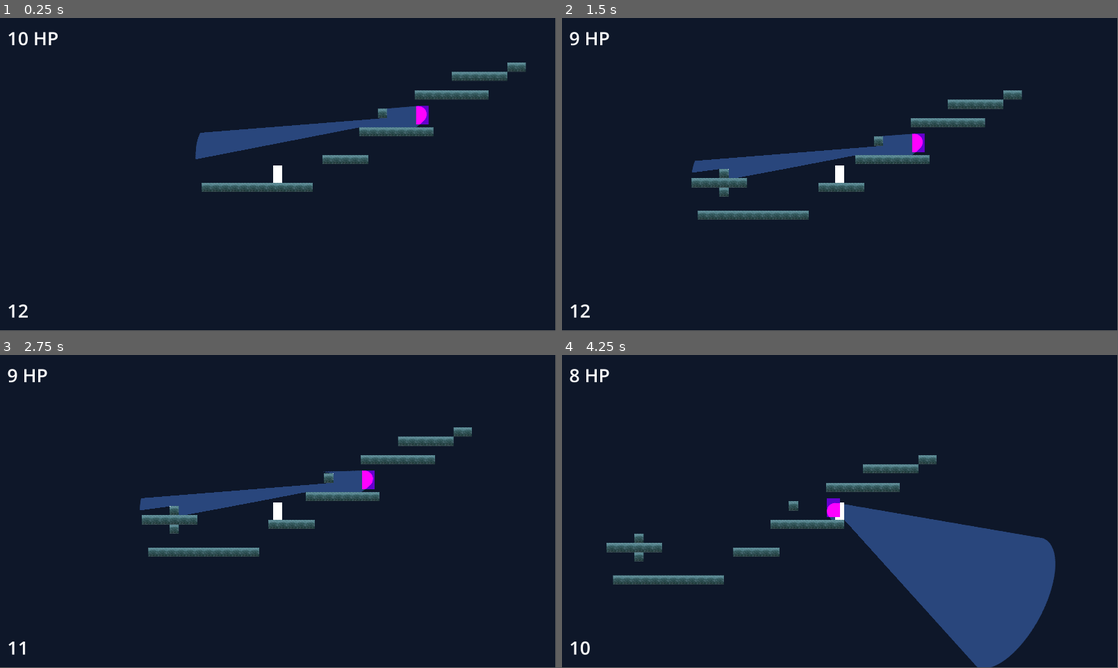
Above: before the commit, frames 1-4 (two rows, left to right).
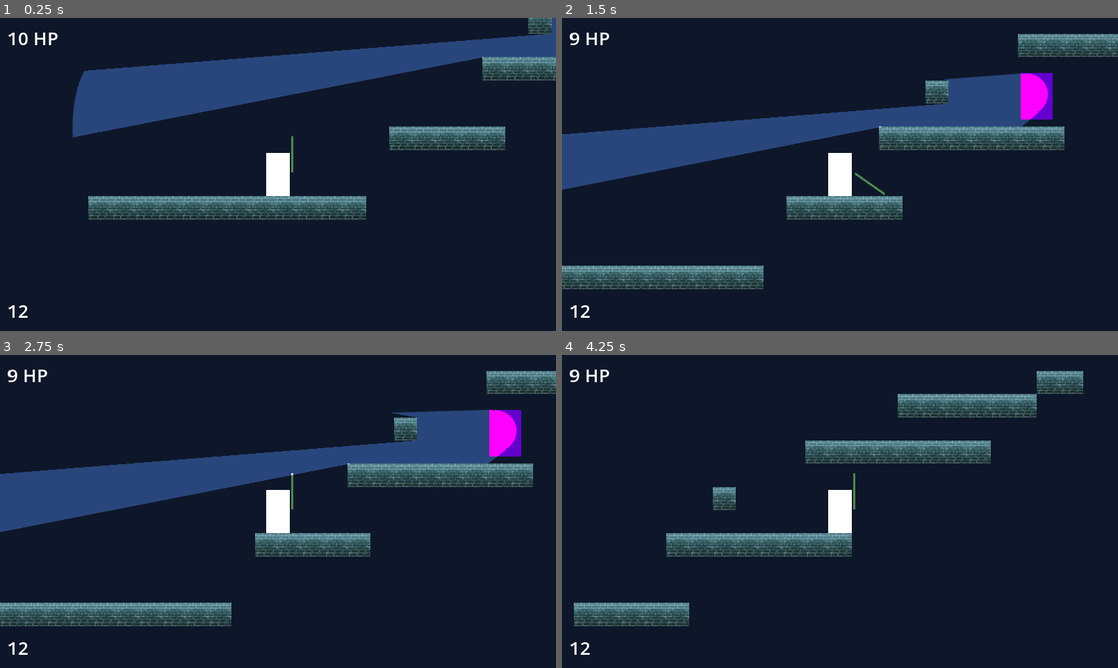
Above: after the commit, the same moments.

Repository: HJohnRoss/LastOfTheLead
Game: Godot game, scene res://scenes/level_1/level_1.tscn
The game is run twice, just before and just after one commit, with the same random seed, the same clock (stepped at 60 frames per second) and the same inputs.
Inputs (mouse positions are in pixels of both pictures, inside the frame that each line leads up to):
- Up to frame 1 (0.25 s): no input
- Up to frame 2 (1.5 s): tap Enter at 0.5 s; move the mouse to (962, 158) at 0.52 s; hold D (right) from 0.53 s (still down); click (962, 158) at 0.6 s; tap Backspace (jump) at 0.77 s; move the mouse to (728, 190) at 1.27 s; click (728, 190) at 1.35 s
- Up to frame 3 (2.75 s): tap Backspace (jump) at 1.52 s; move the mouse to (333, 442) at 2.02 s; release D (right) at 2.03 s; hold A (left) from 2.03 s (still down); click (333, 442) at 2.1 s
- Up to frame 4 (4.25 s): move the mouse to (812, 574) at 2.77 s; release A (left) at 2.78 s; hold D (right) from 2.78 s (still down); click (812, 574) at 2.85 s; tap Backspace (jump) at 3.02, 3.77 s; move the mouse to (1006, 558) at 3.52 s; click (1006, 558) at 3.6 s
The window is 799x449 before the commit and 800x450 after it. Grey fills any space a smaller window leaves; there, only what the larger window draws over its background counts as a difference.

The runs differ from the first frame. In frame 1, 21% of the frame differs, in the area x 1-100%, y 0-96%; in frame 2, 22%; in frame 3, 23%, in the area x 0-100%, y 4-96%; in frame 4, 22%.
Error before the commit: Invalid access to property or key 'global_position' on a base object of type 'Nil'. (res://scenes/light/point_light_2d.gd:19)
Error after the commit: Invalid access to property or key 'global_position' on a base object of type 'Nil'. (res://scenes/light/point_light_2d.gd:21)

Commit message:
backstab, comments + little changes

Diff:
--- a/project.godot
+++ b/project.godot
@@ -10,7 +10,7 @@
 
 [application]
 
-config/name="PirateSoftwareGameJam"
+config/name="Last of the Lead"
 run/main_scene="res://scenes/level_1/level_1.tscn"
 config/features=PackedStringArray("4.2", "Forward Plus")
 config/icon="res://icon.svg"
@@ -25,6 +25,7 @@
 
 window/size/viewport_width=1920
 window/size/viewport_height=1080
+window/stretch/mode="canvas_items"
 
 [input]
 
@@ -49,3 +50,7 @@
 , Object(InputEventKey,"resource_local_to_scene":false,"resource_name":"","device":-1,"window_id":0,"alt_pressed":false,"shift_pressed":false,"ctrl_pressed":false,"meta_pressed":false,"pressed":false,"keycode":0,"physical_keycode":32,"key_label":0,"unicode":32,"echo":false,"script":null)
 ]
 }
+
+[rendering]
+
+textures/canvas_textures/default_texture_filter=0
--- /dev/null
+++ b/scenes/backstab/backstab.gd
@@ -0,0 +1,24 @@
+extends Area2D
+
+@onready var animation_player: AnimationPlayer = $AnimationPlayer
+@onready var collision_shape_2d: CollisionShape2D = $CollisionShape2D
+
+const damage = 1;
+
+# Called when the node enters the scene tree for the first time.
+func _ready() -> void:
+#   connecting the swing_sword signal to the swing_sword function
+	SignalManager.swing_sword.connect(swing_sword)
+
+func swing_sword() -> void:
+	# enabling the collision for the sword and playing the animation
+	collision_shape_2d.set_disabled(false)
+	animation_player.play("backstab")
+
+func _on_body_entered(body: Node2D) -> void:
+	# checking if the swing is actually hitting an enemy and checking if it has the "incoming_damage" method
+	if body.is_in_group(GameManager.ENEMY_GROUP) && body.has_method("incoming_damage"):
+		#calling the "incoming_damage" method inside the enemy object
+		body.call_deferred("incoming_damage", damage)
+	# disabling the collision for the sword
+	collision_shape_2d.set_deferred("set_disabled", true)
--- /dev/null
+++ b/scenes/backstab/backstab.tscn
@@ -0,0 +1,53 @@
+[gd_scene load_steps=6 format=3 uid="uid://dnbd8nrlqosko"]
+
+[ext_resource type="Script" path="res://scenes/backstab/backstab.gd" id="1_3pk13"]
+
+[sub_resource type="CanvasTexture" id="CanvasTexture_rr526"]
+
+[sub_resource type="RectangleShape2D" id="RectangleShape2D_u5kp6"]
+size = Vector2(1.5, 25)
+
+[sub_resource type="Animation" id="Animation_nkmrc"]
+resource_name = "backstab"
+length = 0.4
+tracks/0/type = "value"
+tracks/0/imported = false
+tracks/0/enabled = true
+tracks/0/path = NodePath(".:rotation")
+tracks/0/interp = 1
+tracks/0/loop_wrap = true
+tracks/0/keys = {
+"times": PackedFloat32Array(0, 0.1, 0.2, 0.3, 0.4),
+"transitions": PackedFloat32Array(1, 1, 1, 1, 1),
+"update": 0,
+"values": [0.0, 2.0944, 2.61799, 1.5708, 0.0]
+}
+
+[sub_resource type="AnimationLibrary" id="AnimationLibrary_62ehc"]
+_data = {
+"backstab": SubResource("Animation_nkmrc")
+}
+
+[node name="Backstab" type="Area2D"]
+top_level = true
+script = ExtResource("1_3pk13")
+
+[node name="Sprite2D" type="Sprite2D" parent="."]
+modulate = Color(0.301115, 0.534743, 0.310193, 1)
+position = Vector2(0, -13)
+scale = Vector2(1.5, 25)
+texture = SubResource("CanvasTexture_rr526")
+
+[node name="CollisionShape2D" type="CollisionShape2D" parent="."]
+position = Vector2(0, -13)
+shape = SubResource("RectangleShape2D_u5kp6")
+disabled = true
+
+[node name="Timer" type="Timer" parent="."]
+
+[node name="AnimationPlayer" type="AnimationPlayer" parent="."]
+libraries = {
+"": SubResource("AnimationLibrary_62ehc")
+}
+
+[connection signal="body_entered" from="." to="." method="_on_body_entered"]
--- a/scenes/light/point_light_2d.gd
+++ b/scenes/light/point_light_2d.gd
@@ -12,49 +12,62 @@
 const red = Color(1, 0, 0)
 const white = Color(1, 1, 1)
 
+# if the player can take damage from this enemy
 var is_damagable = true
 
-func _process(delta: float) -> void:
+func _process(_delta: float) -> void:
 	player_in_light()
+	#TODO change, add a pathing for enemys instead of looking
 	look_at(player.global_position)
 
 func player_in_light():
-	var space_state = get_world_2d().direct_space_state
+	# this was a pain
 	color = white
 	if player && is_damagable:
+		# setting all the raytracers to keep track of the hitbox
 		ray_cast_2d.look_at(GameManager.MARKER_FEET.global_position)
 		ray_cast_2d_2.look_at(GameManager.MARKER_HEAD.global_position)
 		ray_cast_2d_3.look_at(player.global_position)
 		ray_cast_2d_4.look_at(GameManager.MARKER_FEET_2.global_position)
 		ray_cast_2d_5.look_at(GameManager.MARKER_HEAD_2.global_position)
 
+		# if the raycast is colliding and its colliding with the player
 		if ray_cast_2d.is_colliding() && ray_cast_2d.get_collider().name == "Player":
-			damage_player(player)
+			damage_player()
 		elif ray_cast_2d_2.is_colliding() && ray_cast_2d_2.get_collider().name == "Player":
-			damage_player(player)
+			damage_player()
 		elif ray_cast_2d_3.is_colliding() && ray_cast_2d_3.get_collider().name == "Player":
-			damage_player(player)
+			damage_player()
 		elif ray_cast_2d_4.is_colliding() && ray_cast_2d_4.get_collider().name == "Player":
-			damage_player(player)
+			damage_player()
 		elif ray_cast_2d_5.is_colliding() && ray_cast_2d_5.get_collider().name == "Player":
-			damage_player(player)
+			damage_player()
+
+
+func damage_player() -> void:
+	#TODO make the red a animation so it can play for about 2 seconds
+	GameManager.PLAYER_HEALTH -= 1
+	color = red
+	# makes the player not take damage
+	is_damagable = false
+	# starting the timer till the player can take dmg again
+	damage_timer.start()
+	# emiting to the ui to update player hp
+	SignalManager.player_lose_health.emit()
+
+
+func _on_damage_timer_timeout() -> void:
+	#making the player able to take damage again
+	damage_timer.stop()
+	if GameManager.PLAYER_HEALTH > 0:
+		is_damagable = true
 
 func _on_area2D_body_entered(body):
+	#saving the player object when it goes inside of the collision
 	if body.name == 'Player':
 		player = body
 
 func _on_area_2d_body_exited(body: Node2D) -> void:
+	#sets player to null when leaving the collision
 	if body.name == "Player":
 		player = null
-
-func damage_player(player) -> void:
-	GameManager.PLAYER_HEALTH -= 1
-	color = red
-	is_damagable = false
-	damage_timer.start()
-	SignalManager.player_lose_health.emit()
-
-
-func _on_damage_timer_timeout() -> void:
-	damage_timer.stop()
-	is_damagable = true
--- a/scenes/player/player.gd
+++ b/scenes/player/player.gd
@@ -2,13 +2,16 @@
 
 class_name Player
 
+@onready var marker_head: Marker2D = $Node2D/MarkerHead
+@onready var marker_head_2: Marker2D = $Node2D/MarkerHead2
+@onready var marker_feet: Marker2D = $Node2D/MarkerFeet
+@onready var marker_feet_2: Marker2D = $Node2D/MarkerFeet2
+
+
 @onready var reload_timer: Timer = $ReloadTimer
-@onready var marker_head: Marker2D = $MarkerHead
-@onready var marker_feet: Marker2D = $MarkerFeet
-@onready var marker_head_2: Marker2D = $MarkerHead2
-@onready var marker_feet_2: Marker2D = $MarkerFeet2
+@onready var marker_weapon: Marker2D = $MarkerWeapon
 
-@export var GROUND_SHADOW: PackedScene
+@export var backstab: PackedScene
 
 const GRAVITY: float = 1000.0
 const RUN_SPEED: float = 120.0
@@ -17,32 +20,43 @@
 const JUMP_VELOCITY: float = -400.0
 
 var is_reloaded: bool = true
+var new_backstab
 
 
 func _ready() -> void:
+	# setting up the global variables for raytracers
 	GameManager.MARKER_FEET = marker_feet
 	GameManager.MARKER_HEAD = marker_head
 	GameManager.MARKER_FEET_2 = marker_feet_2
 	GameManager.MARKER_HEAD_2 = marker_head_2
 
+	# making an instace of the weapon
+	new_backstab = backstab.instantiate()
+	add_child(new_backstab)
 
-func _process(delta: float) -> void:
+
+func _process(_delta: float) -> void:
+	# updating the position of the weapon (im convinced there is a better way)
+	new_backstab.position = marker_weapon.global_position
+
+	# disabling the player when ded
+	# TODO get dead screen and checkpoints per level
 	if GameManager.PLAYER_HEALTH <= 0:
 		set_physics_process(false)
 		set_process(false)
 
 func _physics_process(delta: float) -> void:
+	# if player is in the air, if so add gravity
 	if !is_on_floor():
 		velocity.y += GRAVITY * delta
+
 	get_input()
 	move_and_slide()
-
-	if Input.is_action_just_pressed("left_click"):
-		ground_shadow()
 
 
 func get_input() -> void:
 	velocity.x = 0
+	#player input
 	if Input.is_action_pressed("left"):
 		velocity.x = -RUN_SPEED
 	if Input.is_action_pressed("right"):
@@ -51,33 +65,43 @@
 	if Input.is_action_just_pressed("jump") && is_on_floor():
 		velocity.y = JUMP_VELOCITY
 
+	# puts a min on the velocity and a max so gravity isnt wack
 	velocity.y = clampf(velocity.y, JUMP_VELOCITY, MAX_FALL)
 
-func ground_shadow() -> void:
-	if is_reloaded == false:
-		return
+	# weapon swing
+	if Input.is_action_just_pressed("left_click"):
+		swing()
 
-	var in_range = get_in_range()
+# signaling to the backstab object to swing the sword
+func swing() -> void:
+	SignalManager.swing_sword.emit()
 
-	var new_ground_shadow = GROUND_SHADOW.instantiate()
-	if get_parent() && in_range:
-		get_parent().add_child(new_ground_shadow)
-		new_ground_shadow.global_position = get_global_mouse_position()
+#func ground_shadow() -> void:
+	#if is_reloaded == false:
+		#return
+#
+	#var in_range = get_in_range()
+	#
+	#var new_ground_shadow = GROUND_SHADOW.instantiate()
+	#if get_parent() && in_range:
+		#get_parent().add_child(new_ground_shadow)
+		#new_ground_shadow.global_position = get_global_mouse_position()
+		#
+		#reload_timer.start()
+		#is_reloaded = false
+		#SignalManager.shadow_reload.emit()
 
-		reload_timer.start()
-		is_reloaded = false
-		SignalManager.shadow_reload.emit()
+#func get_in_range() -> bool:
+	#var curr_range = global_position - get_global_mouse_position()
+	#var params = {
+		#"x": curr_range.x <= 200 && curr_range.x >= -100,
+		#"y": curr_range.x <= 200 && curr_range.x >= -100
+	#}
+	#if params.x && params.y:
+		#return true
+	#return false
 
-func get_in_range() -> bool:
-	var range = global_position - get_global_mouse_position()
-	var params = {
-		"x": range.x <= 200 && range.x >= -100,
-		"y": range.x <= 200 && range.x >= -100
-	}
-	if params.x && params.y:
-		return true
-	return false
-
-
+# might be useful if we make a ranged attack
+# TODO need to decide
 func _on_reload_timer_timeout() -> void:
 	is_reloaded = true
--- a/scenes/player/player.tscn
+++ b/scenes/player/player.tscn
@@ -1,7 +1,7 @@
 [gd_scene load_steps=6 format=3 uid="uid://d03q4bemjddqu"]
 
 [ext_resource type="Script" path="res://scenes/player/player.gd" id="1_lkwi8"]
-[ext_resource type="PackedScene" uid="uid://d03nc71sjwa26" path="res://scenes/groundShadow/ground_shadow.tscn" id="2_gomiw"]
+[ext_resource type="PackedScene" uid="uid://dnbd8nrlqosko" path="res://scenes/backstab/backstab.tscn" id="3_jy5vy"]
 [ext_resource type="PackedScene" uid="uid://jlood4k8vocs" path="res://scenes/ui/game_ui.tscn" id="3_v0i56"]
 
 [sub_resource type="RectangleShape2D" id="RectangleShape2D_2ribg"]
@@ -11,7 +11,7 @@
 
 [node name="Player" type="CharacterBody2D" groups=["player"]]
 script = ExtResource("1_lkwi8")
-GROUND_SHADOW = ExtResource("2_gomiw")
+backstab = ExtResource("3_jy5vy")
 
 [node name="CollisionShape2D" type="CollisionShape2D" parent="."]
 shape = SubResource("RectangleShape2D_2ribg")
@@ -26,22 +26,27 @@
 one_shot = true
 
 [node name="Camera2D" type="Camera2D" parent="."]
-zoom = Vector2(2, 2)
+zoom = Vector2(5, 5)
 
-[node name="MarkerHead" type="Marker2D" parent="."]
-position = Vector2(8, -15)
-
-[node name="MarkerHead2" type="Marker2D" parent="."]
-position = Vector2(-8, -15)
-
-[node name="MarkerFeet" type="Marker2D" parent="."]
-position = Vector2(8, 15)
-
-[node name="MarkerFeet2" type="Marker2D" parent="."]
-position = Vector2(-8, 15)
+[node name="MarkerWeapon" type="Marker2D" parent="."]
+position = Vector2(10, -1)
 
 [node name="CanvasLayer" type="CanvasLayer" parent="."]
 
 [node name="UI" parent="CanvasLayer" instance=ExtResource("3_v0i56")]
 
+[node name="Node2D" type="Node2D" parent="."]
+
+[node name="MarkerHead" type="Marker2D" parent="Node2D"]
+position = Vector2(8, -15)
+
+[node name="MarkerHead2" type="Marker2D" parent="Node2D"]
+position = Vector2(-8, -15)
+
+[node name="MarkerFeet" type="Marker2D" parent="Node2D"]
+position = Vector2(8, 15)
+
+[node name="MarkerFeet2" type="Marker2D" parent="Node2D"]
+position = Vector2(-8, 15)
+
 [connection signal="timeout" from="ReloadTimer" to="." method="_on_reload_timer_timeout"]
--- a/scenes/ui/game_ui.gd
+++ b/scenes/ui/game_ui.gd
@@ -4,24 +4,27 @@
 @onready var shadow_reload_timer: Label = $MarginContainer/HBoxContainer/ShadowReloadTimer
 @onready var health_label: Label = $MarginContainer/HBoxContainer2/HealthLabel
 
-
 var reload_time: int = 12
 
 func _ready() -> void:
+	# initializing hp text
 	health_label.text = str(GameManager.PLAYER_HEALTH) + " HP"
 
 	SignalManager.shadow_reload.connect(reloading)
 	SignalManager.player_lose_health.connect(player_lose_health)
 
-func _process(delta: float) -> void:
+func _process(_delta: float) -> void:
+	#TODO HAS TO BE A BETTER WAY MAN
 	health_label.text = str(GameManager.PLAYER_HEALTH) + " HP"
 
 
 func reloading() -> void:
+	#TODO probably wont need if were not using "groundshadow" scene
 	shadow_reload_timer.show()
 	reload_timer.start()
 
 func _on_reload_timer_timeout() -> void:
+	#TODO probably wont need if were not using "groundshadow" scene
 	reload_time -= 1
 	shadow_reload_timer.text = str(reload_time)
 	if reload_time == 0:
@@ -30,4 +33,5 @@
 		shadow_reload_timer.hide()
 
 func player_lose_health() -> void:
+	#i wish this worked5
 	health_label.text = str(GameManager.PLAYER_HEALTH) + " HP"
--- a/scenes/wizard/wizard.gd
+++ b/scenes/wizard/wizard.gd
@@ -1,12 +1,11 @@
-extends Area2D
+extends CharacterBody2D
+
+class_name Wizard
+
+@export var health = 1;
 
 
-# Called when the node enters the scene tree for the first time.
-func _ready() -> void:
-	pass # Replace with function body.
-
-
-# Called every frame. 'delta' is the elapsed time since the previous frame.
-func _process(delta: float) -> void:
-	#look_at(get_tree().get_first_node_in_group(GameManager.PLAYER_GROUP).global_position)
-	pass
+func incoming_damage(damage) -> void:
+	health -= damage
+	if health == 0:
+		queue_free()
--- a/scenes/wizard/wizard.tscn
+++ b/scenes/wizard/wizard.tscn
@@ -8,7 +8,7 @@
 [sub_resource type="RectangleShape2D" id="RectangleShape2D_vwblx"]
 size = Vector2(22, 32)
 
-[node name="Wizard" type="Area2D"]
+[node name="CharacterBody2D" type="CharacterBody2D" groups=["enemy"]]
 script = ExtResource("1_8aw3p")
 
 [node name="Sprite2D" type="Sprite2D" parent="."]
--- a/singletons/game_manager.gd
+++ b/singletons/game_manager.gd
@@ -1,4 +1,6 @@
 extends Node
+
+const ENEMY_GROUP = "enemy"
 
 const PLAYER_GROUP = "player"
 var PLAYER_HEALTH: int = 10
--- a/singletons/signal_manager.gd
+++ b/singletons/signal_manager.gd
@@ -3,3 +3,5 @@
 signal shadow_reload
 signal player_in_light
 signal player_lose_health
+
+signal swing_sword
--- a/singletons/sound_manager.gd
+++ b/singletons/sound_manager.gd
@@ -1,11 +1 @@
 extends Node
-
-
-# Called when the node enters the scene tree for the first time.
-func _ready() -> void:
-	pass # Replace with function body.
-
-
-# Called every frame. 'delta' is the elapsed time since the previous frame.
-func _process(delta: float) -> void:
-	pass
